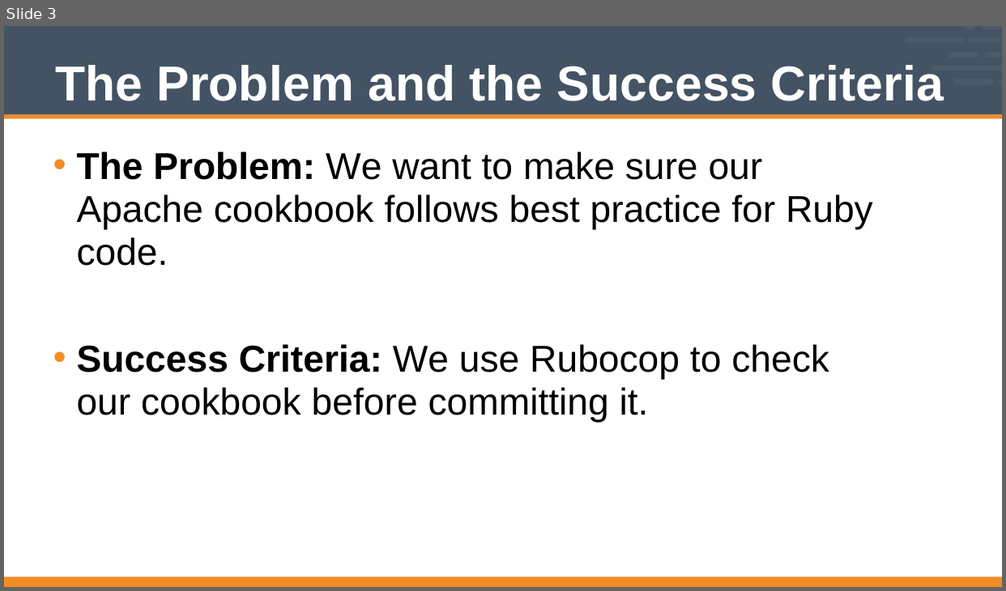
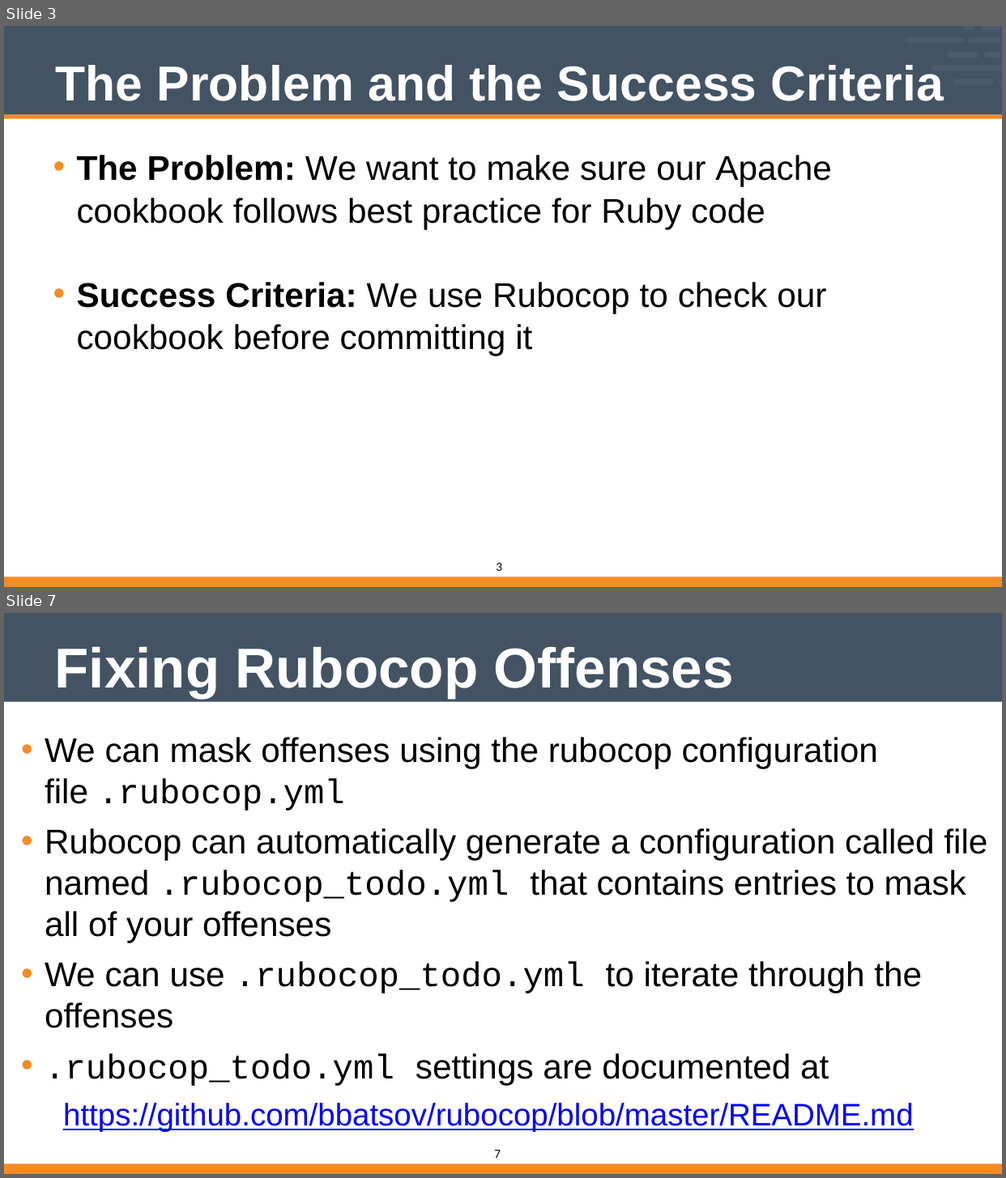
Before and after one commit to vinyar/chef-intermediate, a slide deck: Modules/11-Chef_Intermediate.pptx. Shown one above the other, each under a label of ours: slide 3 before the commit, slides 3 and 7 after it; the slides between them are not shown. The pictures are 1006x591 and 1006x1178 pixels, drawn with LibreOffice and Linux fonts; fonts in the diff are those of the drawing. Boxes give left, top, right and bottom in pixels: in the first picture for what was removed or moved away, otherwise in the second. Text is boxed around its words. In the diff, an @@ line names an element or a change of style, - is before the commit and + after.

```diff
--- a/Modules/11-Chef_Intermediate.pptx
+++ b/Modules/11-Chef_Intermediate.pptx
@@ slide 7 added at <box>4,613,1002,1174</box>, background #FFFFFF; not listed: 1 template element that a slide beside it also shows @@
@@ title added at <box>55,646,734,698</box>, 72 pt, text #FFFFFF, bold @@
+Fixing Rubocop Offenses
@@ text added at <box>44,737,987,1132</box>, 44 pt, text #000000 @@
+  • We can mask offenses using the rubocop configuration file .rubocop.yml
+  • Rubocop can automatically generate a configuration called file named .rubocop_todo.yml that contains entries to mask all of your offenses
+  • We can use .rubocop_todo.yml to iterate through the offenses
+  • .rubocop_todo.yml settings are documented at
+  https://github.com/bbatsov/rubocop/blob/master/README.md
@@ freeform shape added at <box>4,1164,1002,1174</box>, fill #F38C24 @@
@@ page number added at <box>494,1150,501,1158</box>, 16 pt, text #000000 @@
+7
@@ slide 3 changed as well @@
@@ text at <box>77,155,832,356</box>: text changed; size 48 to 44 pt @@
-• The Problem: We want to make sure our Apache cookbook follows best practice for Ruby code.
-• Success Criteria: We use Rubocop to check our cookbook before committing it.
+• The Problem: We want to make sure our Apache cookbook follows best practice for Ruby code
+• Success Criteria: We use Rubocop to check our cookbook before committing it
@@ page number added at <box>496,563,502,571</box>, 16 pt, text #000000 @@
+3
```
Also in this commit, not shown: 1 other slide changed, 19 other slides added, 10 slides removed.
